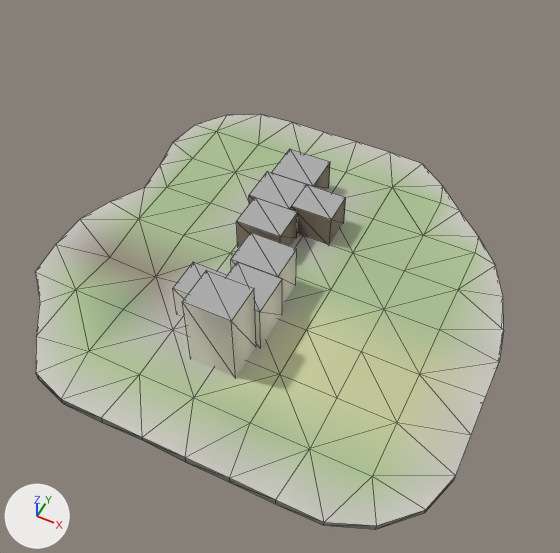
Two versions of the glTF model godot_project/remake/sky/islands/SKY-028.lod1.glb, one commit apart.
Camera for both pictures: a camera (50 mm lens) standing at (49.6, -98.2, 123.9) and looking at (-0.5, 2.0, -1.4). The lights are fixed; the arrows at lower left show +X, +Y and +Z. The picture after the commit comes second. Mesh edges are drawn as thin lines.

Before the edit, the objects in view are built like this:
```python
me_buildings = bpy.data.meshes.new('buildings')
me_buildings.from_pydata(...)  # 64 vertices, 80 faces; spans x -14.4..5.7, y -26.1..31.8, z -0.5..17.3
me_buildings.materials.append(mat_sky_lod_bldg)
me_deck = bpy.data.meshes.new('deck')
me_deck.from_pydata(...)  # 84 vertices, 129 faces; spans x -48.8..48.2, y -44.9..50.4, z -1.9..0.0
me_deck.materials.append(mat_sky_deck)
me_rock = bpy.data.meshes.new('rock')
me_rock.from_pydata(...)  # 89 vertices, 139 faces; spans x -48.8..48.2, y -44.9..50.4, z -31.0..0.0
me_rock.materials.append(mat_sky_rock)
ob_buildings = bpy.data.objects.new('buildings', me_buildings)
ob_buildings.location = (0.0, 0.0, 0.0)
ob_deck = bpy.data.objects.new('deck', me_deck)
ob_deck.location = (0.0, 0.0, 0.0)
ob_rock = bpy.data.objects.new('rock', me_rock)
ob_rock.location = (0.0, 0.0, 0.0)
```
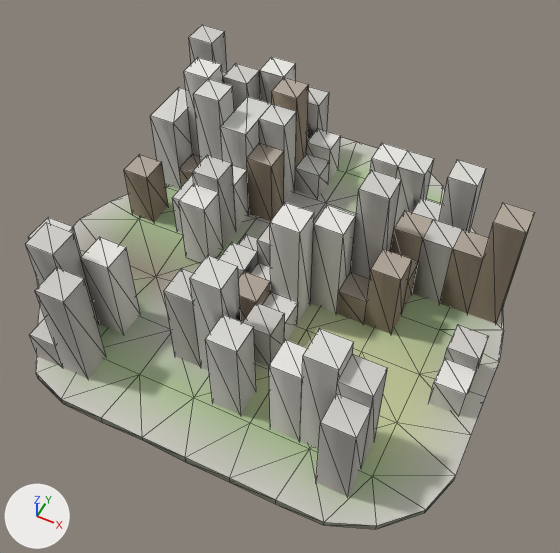
Patch to the scene script:
```diff
--- a/godot_project/remake/sky/islands/SKY-028.lod1.glb.py
+++ b/godot_project/remake/sky/islands/SKY-028.lod1.glb.py
@@ me_warren_hull @@
+me_warren_hull.from_pydata(...)  # 373 vertices, 640 faces; spans x -39.0..45.0, y -39.0..45.0, z -0.5..29.2
+me_warren_hull.materials.append(mat_sky_lod_bldg)
@@ ob_buildings @@
-ob_buildings = bpy.data.objects.new('buildings', me_buildings)
-ob_buildings.location = (0.0, 0.0, 0.0)
@@ ob_warren_hull @@
+ob_warren_hull = bpy.data.objects.new('warren_hull', me_warren_hull)
+ob_warren_hull.location = (0.0, 0.0, 0.0)
```

Location of each change, (x1, y1, x2, y2) in pixels of the pictures (560 x 553 px):
'warren_hull', added: after (25, 25, 535, 497)
'buildings', deleted: before (173, 149, 346, 377)
